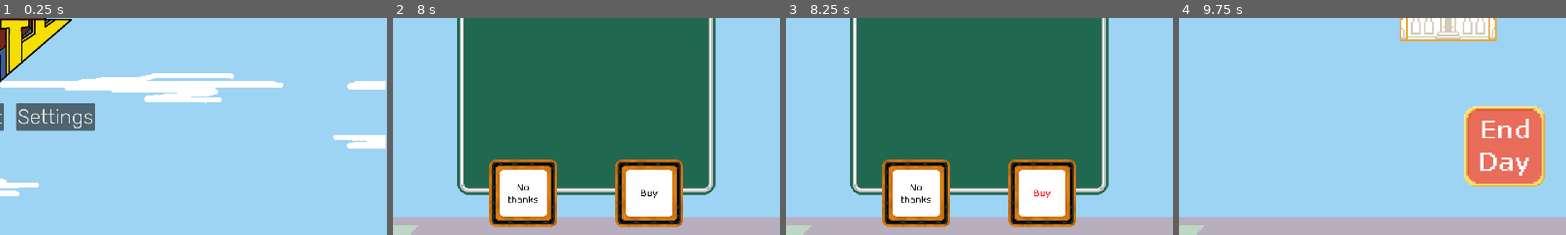
Above: before the commit, frames 1-4 (left to right).
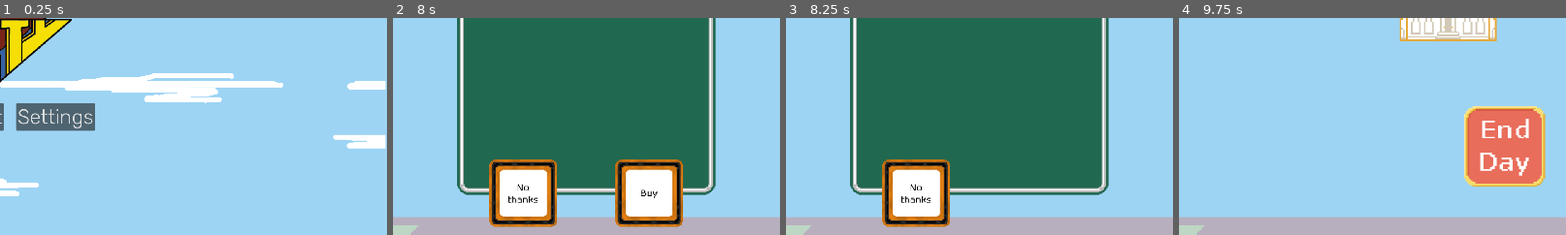
Above: after the commit, the same moments.

Repository: mondobe/TetraCity
Game: Godot game, scene res://scenes/main.tscn
Two runs of this game, one before a commit and one after it. Both use one fixed random seed, a clock stepped at 60 frames per second and the inputs below.
Inputs (mouse positions are % of the whole screen's width and height, from its top left):
- Up to frame 1 (0.25 s): no input
- Up to frame 2 (8 s): click "Start" at 0.5 s; tap Enter (test_end_day) at 1.25, 3.6, 6.6 s; move the mouse to (72, 45) at 1.27 s; press the mouse at (72, 45) at 1.28 s; hold D (move_right) 1.28-2 s; release the mouse at (72, 45) at 2 s; click (50, 5) at 2 s; move the mouse to (85, 46) at 2.77 s; hold S (move_down) 2.78-3.53 s; tap Space (test_create_building) at 2.85, 5.85 s; click (85, 46) at 2.92 s; move the mouse to (73, 50) at 3.52 s; hold D (move_right) 3.53-4.28 s; click (73, 50) at 3.67 s; move the mouse to (21, 62) at 4.27 s; hold W (move_up) 4.28-5.03 s; tap Shift at 4.35, 7.35 s; click (21, 62) at 4.42 s; move the mouse to (80, 65) at 5.02 s; press the mouse at (80, 65) at 5.03 s; hold A (move_left) 5.03-6.53 s; move the mouse to (20, 35) at 5.77 s; release the mouse at (20, 35) at 5.78 s; move the mouse to (55, 50) at 6.52 s; hold S (move_down) 6.53-7.28 s; click (55, 50) at 6.67 s; move the mouse to (32, 42) at 7.27 s; hold D (move_right) from 7.28 s (still down); click (32, 42) at 7.42 s
- Up to frame 3 (8.25 s): move the mouse to (29, 68) at 8.02 s; release D (move_right) at 8.03 s; press the mouse at (29, 68) at 8.03 s; hold W (move_up) from 8.03 s (still down)
- Up to frame 4 (9.75 s): move the mouse to (30, 55) at 8.77 s; release W (move_up) at 8.78 s; release the mouse at (30, 55) at 8.78 s; hold D (move_right) 8.78-9.53 s; tap Space (test_create_building) at 8.85 s; click (30, 55) at 8.92 s; move the mouse to (60, 28) at 9.52 s; hold S (move_down) from 9.53 s (still down); tap Enter (test_end_day) at 9.6 s
The pictures show only the part of the screen within x 50-100%, y 45-94%; the shares and areas given below are measured in that part.

Frames 1-2 are identical in both runs. In frame 3, 5.4% of the frame differs, in the area x 57-75%, y 65-97%; in frame 4, nothing differs.

Commit message:
Hide "Buy" button if you can't afford a building

Diff:
--- a/scripts/ui/gameplay/npc_dialogue_box.gd
+++ b/scripts/ui/gameplay/npc_dialogue_box.gd
@@ -28,9 +28,7 @@
 	self.variation = balloon.variation
 	self.price = balloon.price
 	if !canAfford:
-		yes_button_text.set_label_settings(label_setting_red)
-	else:
-		yes_button_text.get_label_settings().set_font_color(Color(0, 0, 0))
+		yes_button.hide()
 	update_text()
 
 func _ready() -> void:
Not shown: 1 places in scenes/menus/title_screen.tscn that only renumber resources
